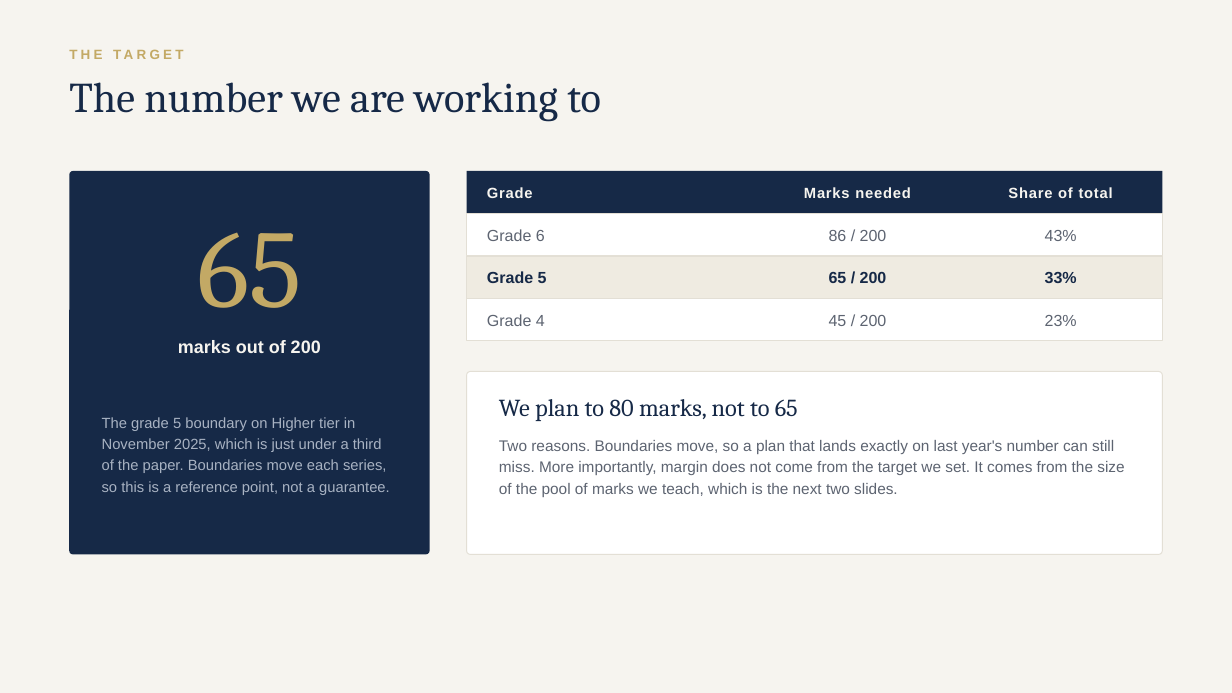
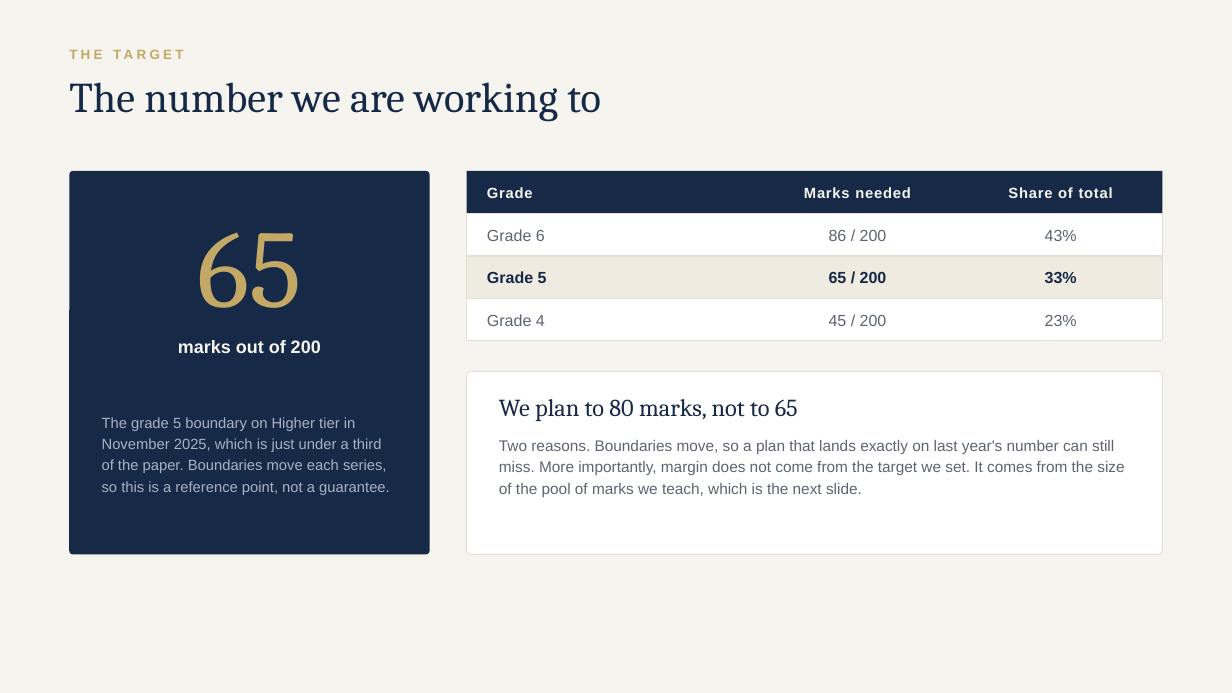
Before and after one commit to AliAljawabra/Daily, a slide deck: slide 3 of tutoring/charlotte/Charlotte_maths_plan.pptx. Drawn at 1232x693 pixels with LibreOffice and Linux fonts; fonts in the diff are those of the drawing. Boxes give left, top, right and bottom in pixels: in the first picture for what was removed or moved away, otherwise in the second. Text is boxed around its words. In the diff, an @@ line names an element or a change of style, - is before the commit and + after.

```diff
--- a/tutoring/charlotte/Charlotte_maths_plan.pptx
+++ b/tutoring/charlotte/Charlotte_maths_plan.pptx
@@ text at [499, 440, 1124, 497]: text changed @@
-Two reasons. Boundaries move, so a plan that lands exactly on last year's number can still miss. More importantly, margin does not come from the target we set. It comes from the size of the pool of marks we teach, which is the next two slides.
+Two reasons. Boundaries move, so a plan that lands exactly on last year's number can still miss. More importantly, margin does not come from the target we set. It comes from the size of the pool of marks we teach, which is the next slide.
```
Also in this commit, not shown: 5 other slides changed, 1 slide added, 1 slide removed, 1 other file.
